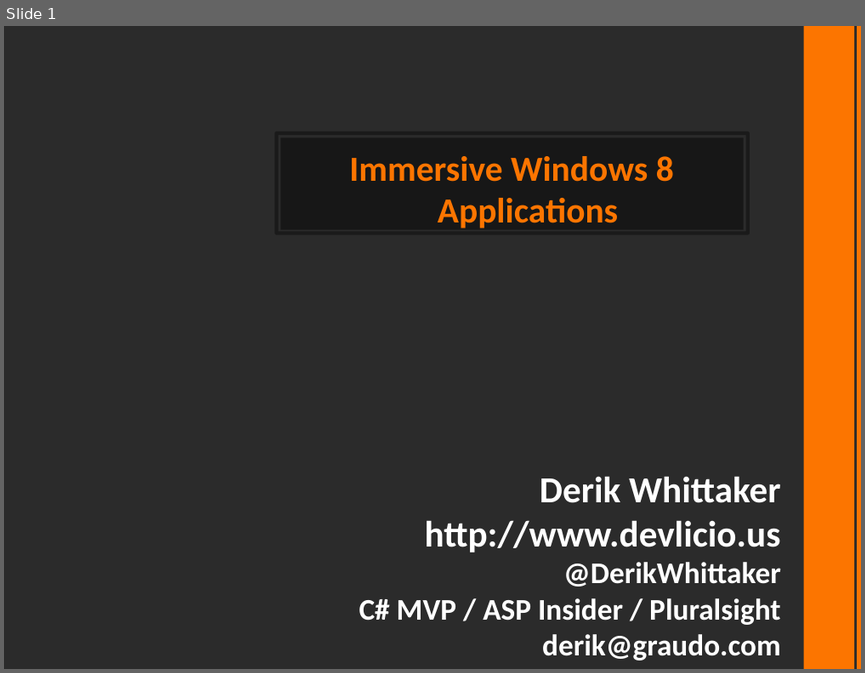
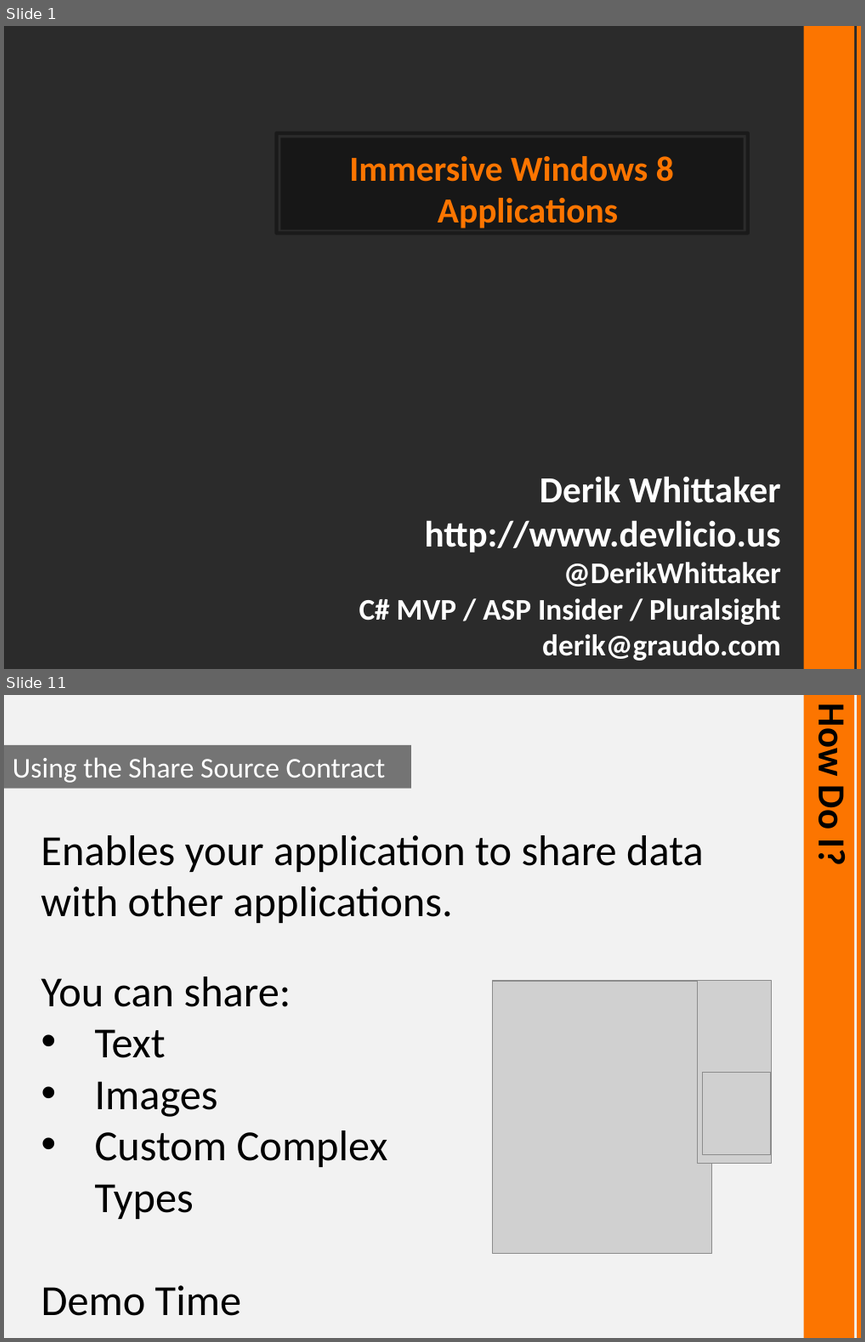
Before and after one commit to derikwhittaker/Demo.CodeContracts, a slide deck: Demo.CodeContracts.pptx. Shown one above the other, each under a label of ours: slide 1 before the commit, slides 1 and 11 after it; the slides between them are not shown. The pictures are 865x673 and 865x1342 pixels, drawn with LibreOffice and Linux fonts; fonts in the diff are those of the drawing; grey boxes stand for pictures; background and template pictures are left out; a plain dark background stands for a picture behind light text. Boxes give left, top, right and bottom in pixels: in the first picture for what was removed or moved away, otherwise in the second. Text is boxed around its words. In the diff, an @@ line names an element or a change of style, - is before the commit and + after.

```diff
--- a/Demo.CodeContracts.pptx
+++ b/Demo.CodeContracts.pptx
@@ slide 11 added at [4, 695, 861, 1338], background #F2F2F2; not listed: 2 template elements that a slide beside it also shows @@
@@ text added at [808, 710, 855, 865], 32 pt, text #000000, bold @@
+How Do I?
@@ rectangle added at [4, 744, 411, 788], fill #0D0D0D at 55% opacity, 24 pt, text #FFFFFF @@
+Using the Share Source Contract
@@ text added at [41, 835, 704, 923], 36 pt, text #000000 @@
+Enables your application to share data with other applications.
@@ text added at [41, 976, 388, 1315], 36 pt, text #000000 @@
+You can share:
+• Text
+• Images
+• Custom Complex Types
+Demo Time
@@ picture added at [493, 981, 712, 1253] @@
@@ picture added at [697, 981, 771, 1162] @@
@@ picture added at [703, 1072, 771, 1155] @@
```
Also in this commit, not shown: 6 slides changed, 7 other slides added, 1 slide removed, 6 other files.
